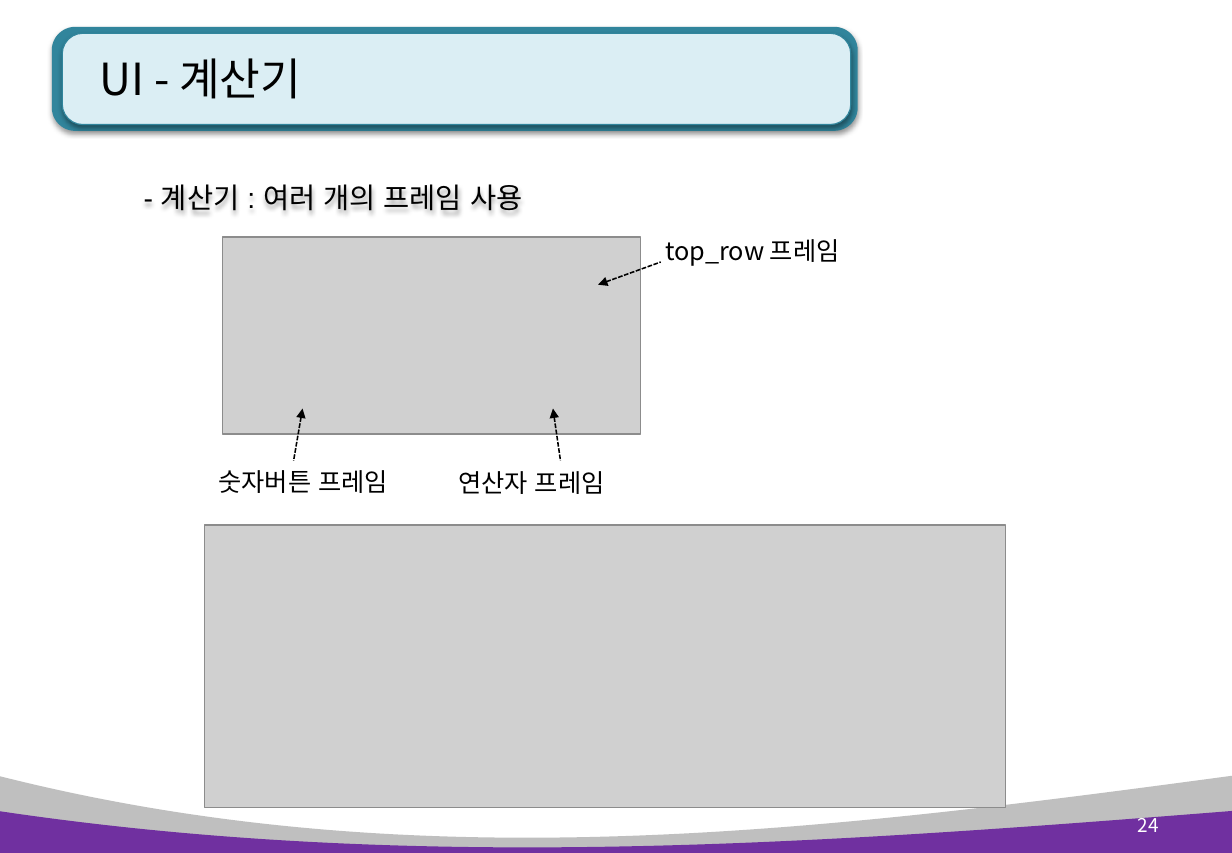
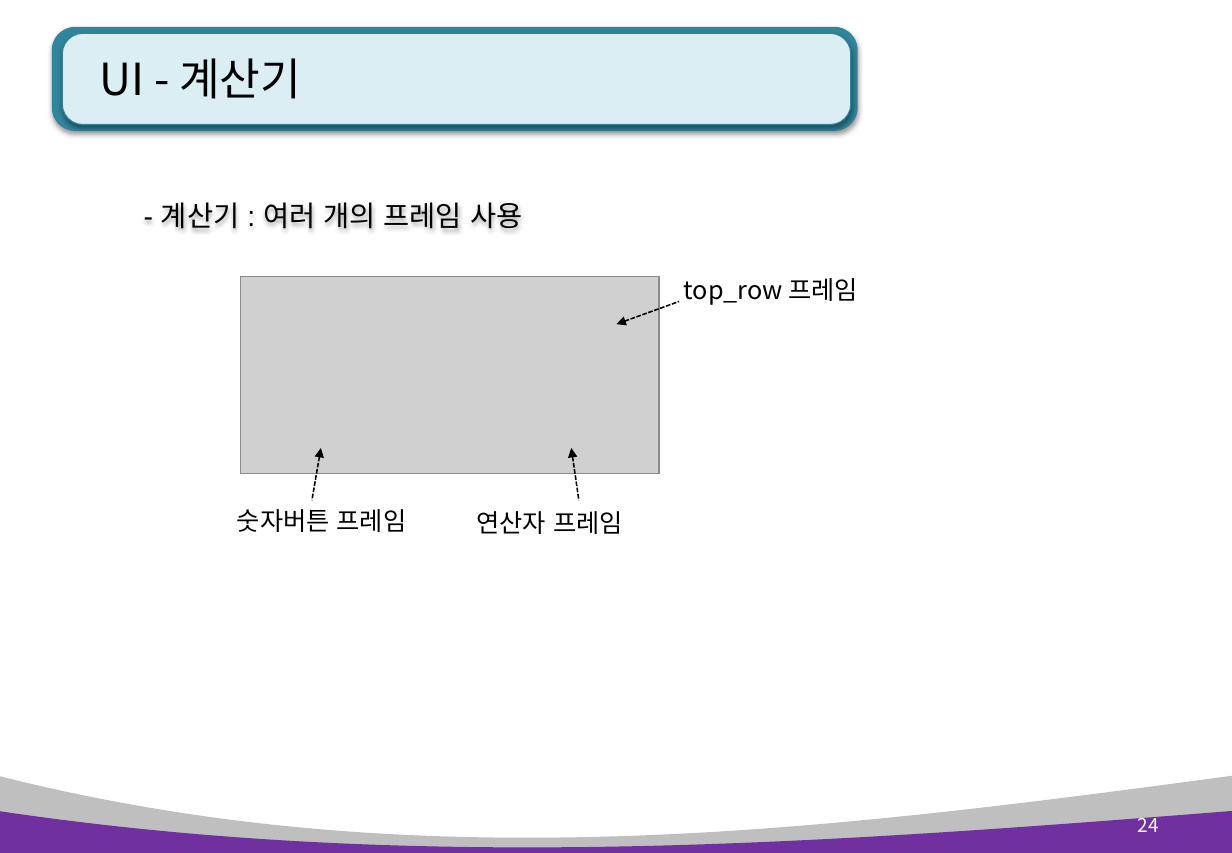
Before and after one commit to pshho/ngreen_project, a slide deck: slide 24 of pyWorks/자료/python_ppt/Python 11장. GUI 프로그래밍.pptx. Drawn at 1232x853 pixels with LibreOffice and Linux fonts; fonts in the diff are those of the drawing; grey boxes stand for pictures. Boxes give left, top, right and bottom in pixels: in the first picture for what was removed or moved away, otherwise in the second. Text is boxed around its words. In the diff, an @@ line names an element or a change of style, - is before the commit and + after.

```diff
--- a/pyWorks/자료/python_ppt/Python 11장. GUI 프로그래밍.pptx
+++ b/pyWorks/자료/python_ppt/Python 11장. GUI 프로그래밍.pptx
@@ text "- 계산기 : 여러 개의 ..." moved from (x1=161, y1=184, x2=522, y2=211) to (x1=161, y1=202, x2=522, y2=229) @@
@@ 3 texts, 3 arrows, 1 picture moved together from (x1=219, y1=237, x2=840, y2=494) to (x1=237, y1=276, x2=858, y2=534) @@
@@ picture removed at (x1=205, y1=526, x2=1006, y2=808) @@
```
Also in this commit, not shown: 3 other slides changed, 1 slide added, 21 other files.
